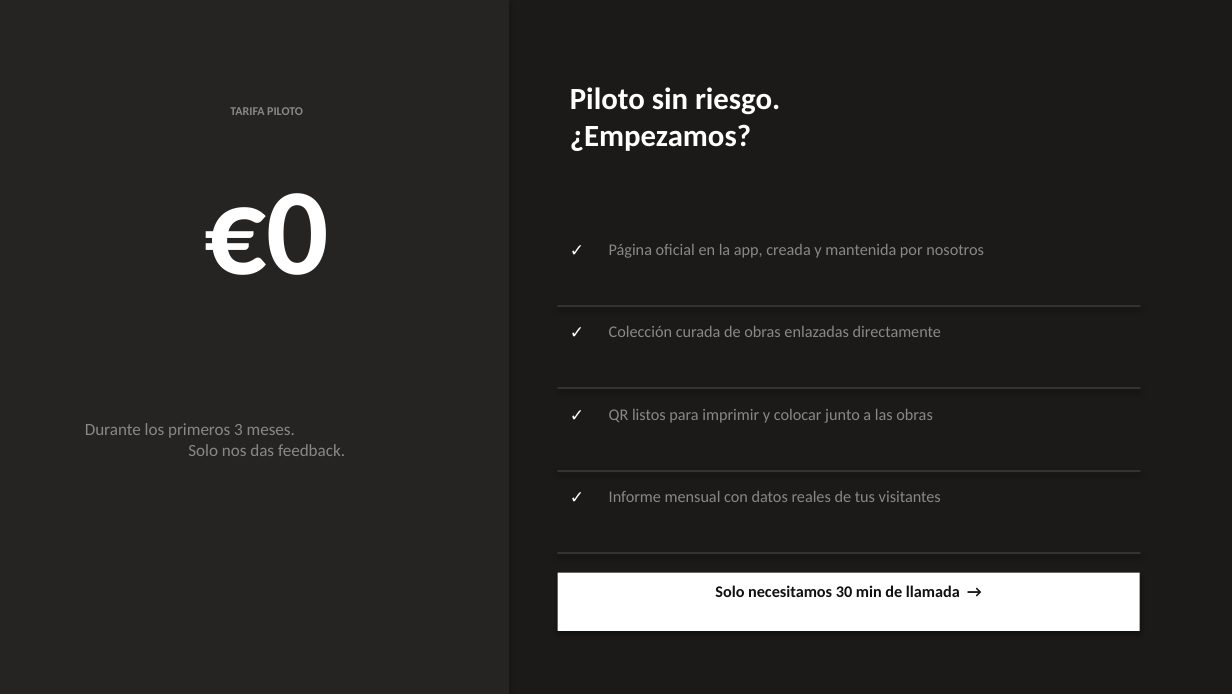
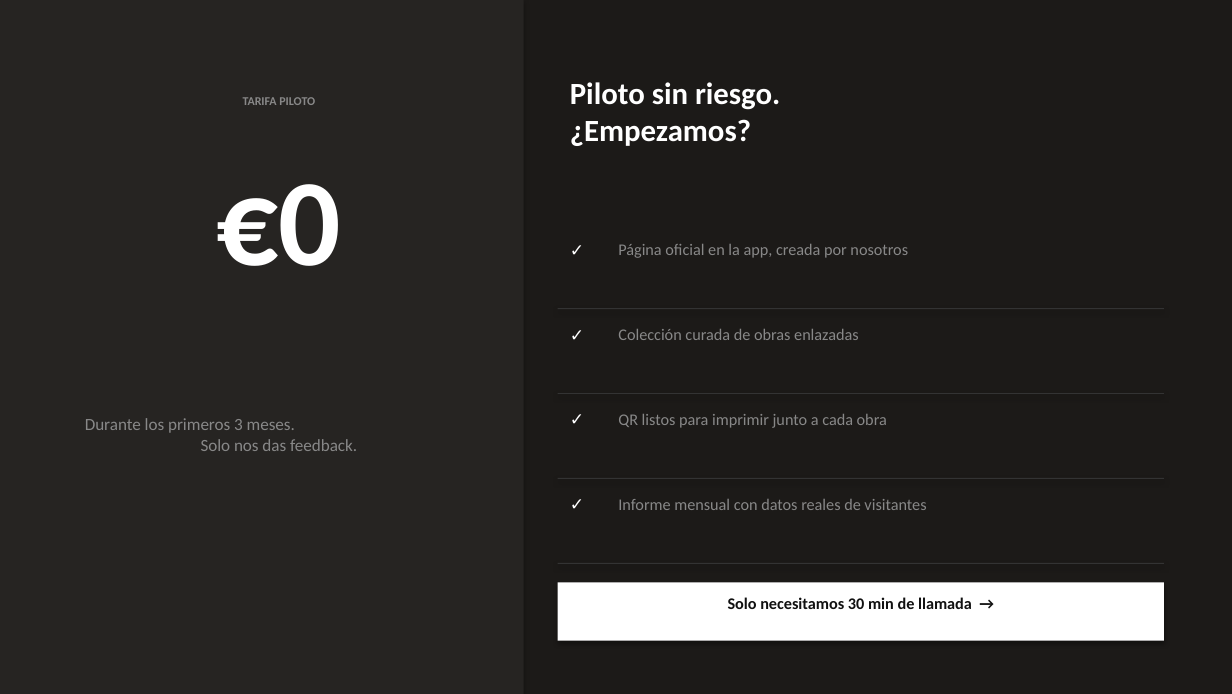
Before and after one commit to Juviba91/y-app-claude, a slide deck: slide 6 of pitch/museo-pitch-v2.pptx. Drawn at 1232x694 pixels with LibreOffice and Linux fonts; fonts in the diff are those of the drawing. Boxes give left, top, right and bottom in pixels: in the first picture for what was removed or moved away, otherwise in the second. Text is boxed around its words. In the diff, an @@ line names an element or a change of style, - is before the commit and + after.

```diff
--- a/pitch/museo-pitch-v2.pptx
+++ b/pitch/museo-pitch-v2.pptx
@@ rectangle: place and size @@
-rectangle at (0, 0, 509, 694)
+rectangle at (0, 0, 524, 694)
@@ text "TARIFA PILOTO": place and size @@
-text "TARIFA PILOTO" at (230, 107, 303, 115)
+text "TARIFA PILOTO" at (243, 97, 315, 105)
@@ text "Piloto sin riesgo. ¿Empezamos?": place and size @@
-text "Piloto sin riesgo. ¿Empezamos?" at (570, 87, 780, 151)
+text "Piloto sin riesgo. ¿Empezamos?" at (570, 82, 780, 146)
@@ text "€0": place and size @@
-text "€0" at (204, 193, 329, 275)
+text "€0" at (216, 184, 341, 266)
@@ text at (618, 244, 908, 258): text changed @@
-Página oficial en la app, creada y mantenida por nosotros
+Página oficial en la app, creada por nosotros
@@ text "✓" rewrapped from (558, 315, 596, 359) to (558, 318, 601, 361) @@
@@ rectangle: place and size @@
-rectangle at (558, 306, 1140, 306)
+rectangle at (558, 308, 1164, 309)
@@ text at (618, 329, 859, 340): text changed @@
-Colección curada de obras enlazadas directamente
+Colección curada de obras enlazadas
@@ text "Durante los primeros 3 meses. ..." rewrapped from (85, 423, 345, 456) to (85, 418, 357, 451) @@
@@ text "✓" rewrapped from (558, 398, 596, 441) to (558, 403, 601, 446) @@
@@ rectangle: place and size @@
-rectangle at (558, 388, 1140, 388)
+rectangle at (558, 393, 1164, 394)
@@ text at (618, 414, 887, 428): text changed @@
-QR listos para imprimir y colocar junto a las obras
+QR listos para imprimir junto a cada obra
@@ rectangle: place and size @@
-rectangle at (558, 471, 1140, 471)
+rectangle at (558, 478, 1164, 479)
@@ text "✓" rewrapped from (558, 480, 596, 524) to (558, 488, 601, 531) @@
@@ text at (618, 499, 926, 510): text changed @@
-Informe mensual con datos reales de tus visitantes
+Informe mensual con datos reales de visitantes
@@ fill none to #333333; outline #333333 1 pt to none in 4 elements at (558, 308, 1164, 309), (558, 393, 1164, 394), (558, 478, 1164, 479), (558, 563, 1164, 564) @@
@@ rectangle: place and size @@
-rectangle at (558, 553, 1140, 553)
+rectangle at (558, 563, 1164, 564)
@@ text "Solo necesitamos 30 min de ...": place and size @@
-text "Solo necesitamos 30 min de ..." at (715, 585, 960, 597)
+text "Solo necesitamos 30 min de ..." at (728, 597, 972, 609)
@@ rectangle: place and size @@
-rectangle at (558, 573, 1140, 631)
+rectangle at (558, 582, 1164, 639)
```
Also in this commit, not shown: 5 other slides changed, 3 other files.
